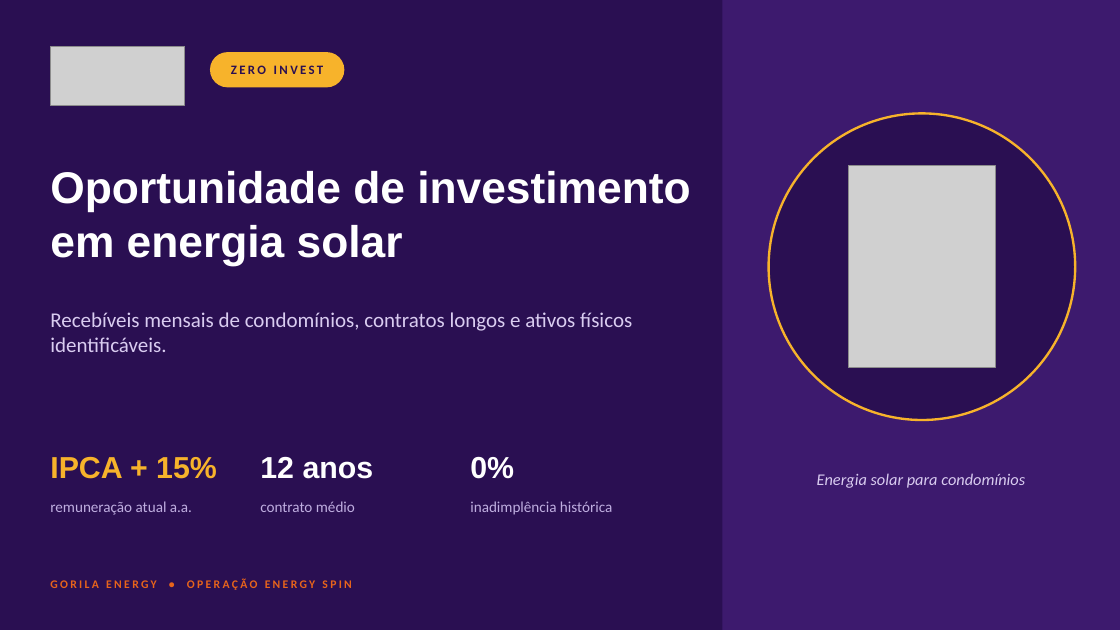
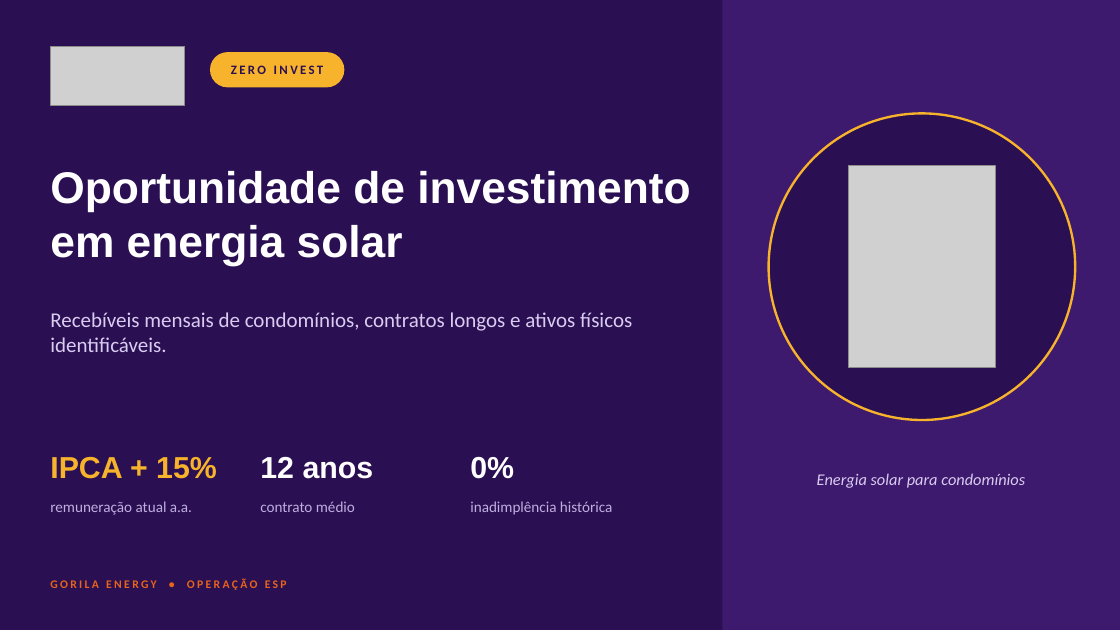
Before and after one commit to andradedrumondricardo-cell/Investidores, a slide deck: slide 1 of docs/ZeroInvest_Apresentacao_Investidores.pptx. Drawn at 1120x630 pixels with LibreOffice and Linux fonts; fonts in the diff are those of the drawing; grey boxes stand for pictures. Boxes give left, top, right and bottom in pixels: in the first picture for what was removed or moved away, otherwise in the second. Text is boxed around its words. In the diff, an @@ line names an element or a change of style, - is before the commit and + after.

```diff
--- a/docs/ZeroInvest_Apresentacao_Investidores.pptx
+++ b/docs/ZeroInvest_Apresentacao_Investidores.pptx
@@ text at bbox=[50, 578, 287, 590]: text changed @@
-GORILA ENERGY • OPERAÇÃO ENERGY SPIN
+GORILA ENERGY • OPERAÇÃO ESP
```
Also in this commit, not shown: 10 other slides changed.
